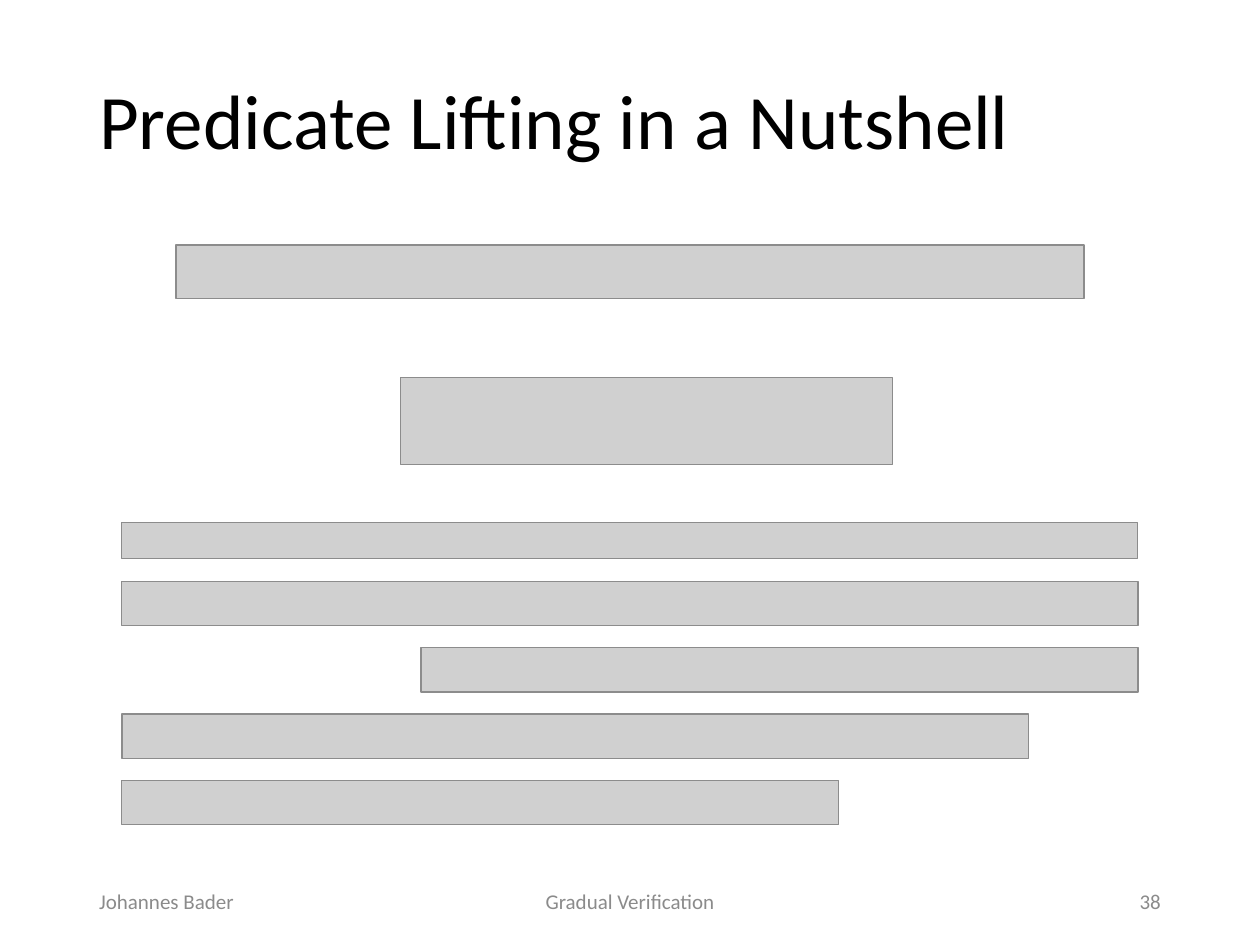
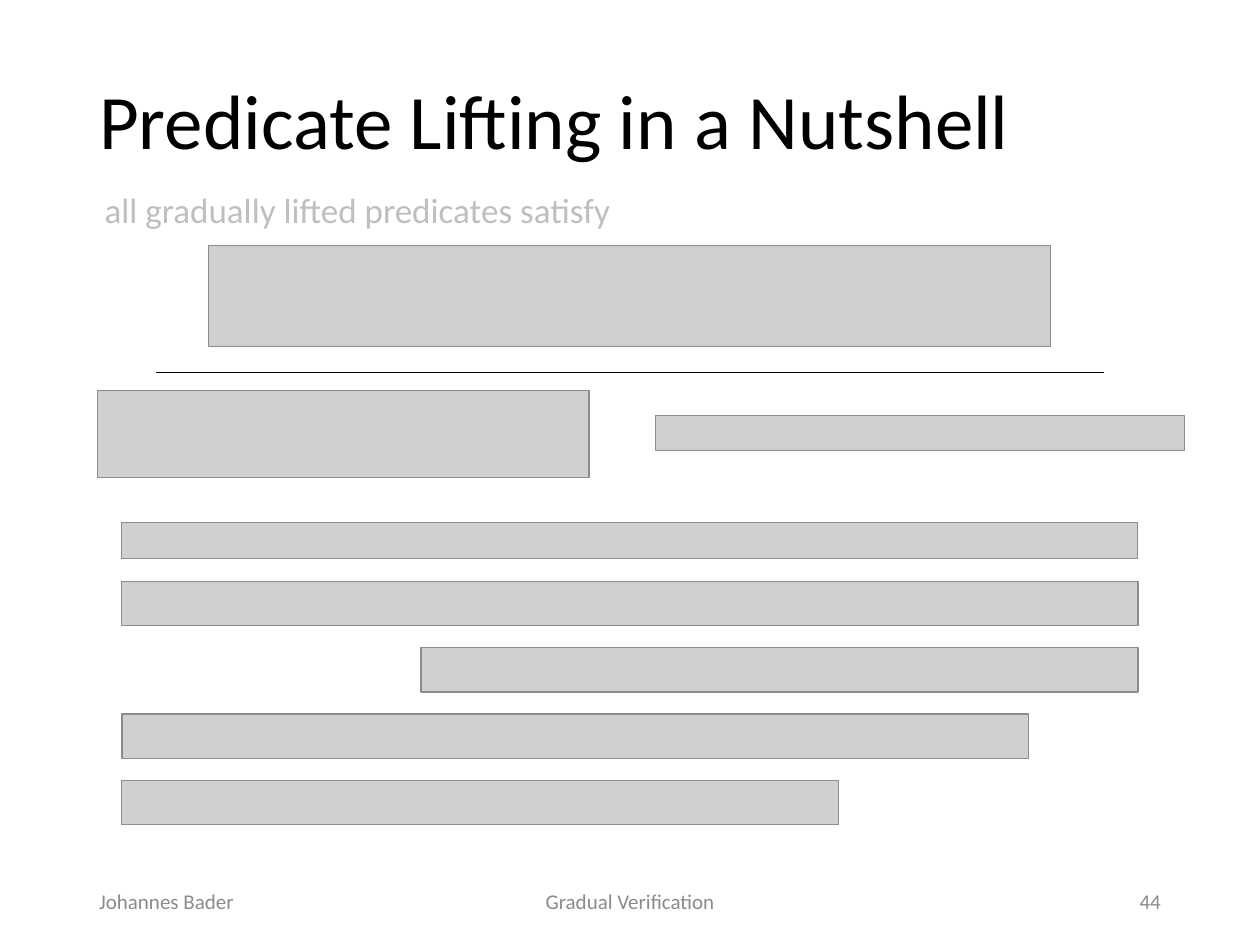
Before and after one commit to olydis/GradVer, a slide deck: slide 44 of latex/PLunch.pptx (slide 38 before the commit). Drawn at 1260x945 pixels with LibreOffice and Linux fonts; fonts in the diff are those of the drawing; grey boxes stand for pictures. Boxes give left, top, right and bottom in pixels: in the first picture for what was removed or moved away, otherwise in the second. Text is boxed around its words. In the diff, an @@ line names an element or a change of style, - is before the commit and + after.

```diff
--- a/latex/PLunch.pptx
+++ b/latex/PLunch.pptx
@@ text added at <box>105,199,610,229</box>, 20 pt, text #BFBFBF @@
+all gradually lifted predicates satisfy
@@ picture: place and size @@
-picture at <box>176,246,1085,299</box>
+picture at <box>209,246,1051,346</box>
@@ line added from (155, 372) to (1105, 372), #000000 0.5 pt @@
@@ picture: place and size @@
-picture at <box>401,378,892,465</box>
+picture at <box>97,391,588,478</box>
@@ picture added at <box>655,416,1184,451</box> @@
@@ page number at <box>1140,895,1161,909</box>: text changed @@
-38
+44
```
Also in this commit, not shown: 26 other slides changed, 8 slides added.
